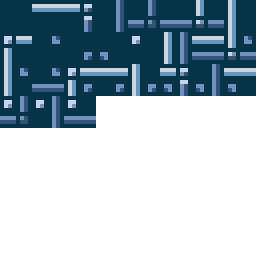
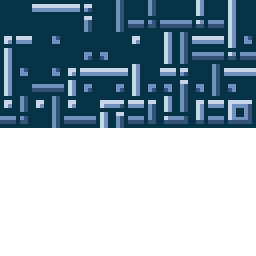
Two versions of the same layered image (256x256). Layer-by-layer changes:
painted on "Pasted Layer #1" over <box>96,96,256,128</box>
